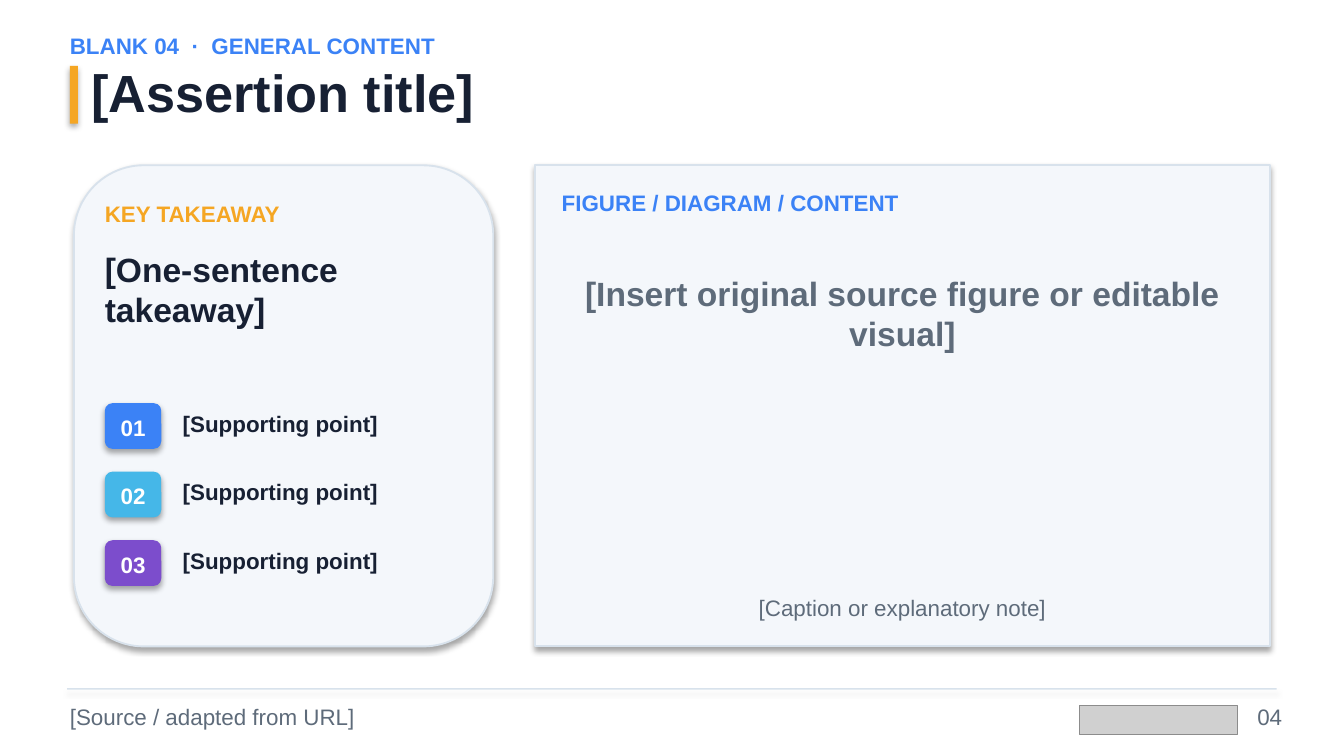
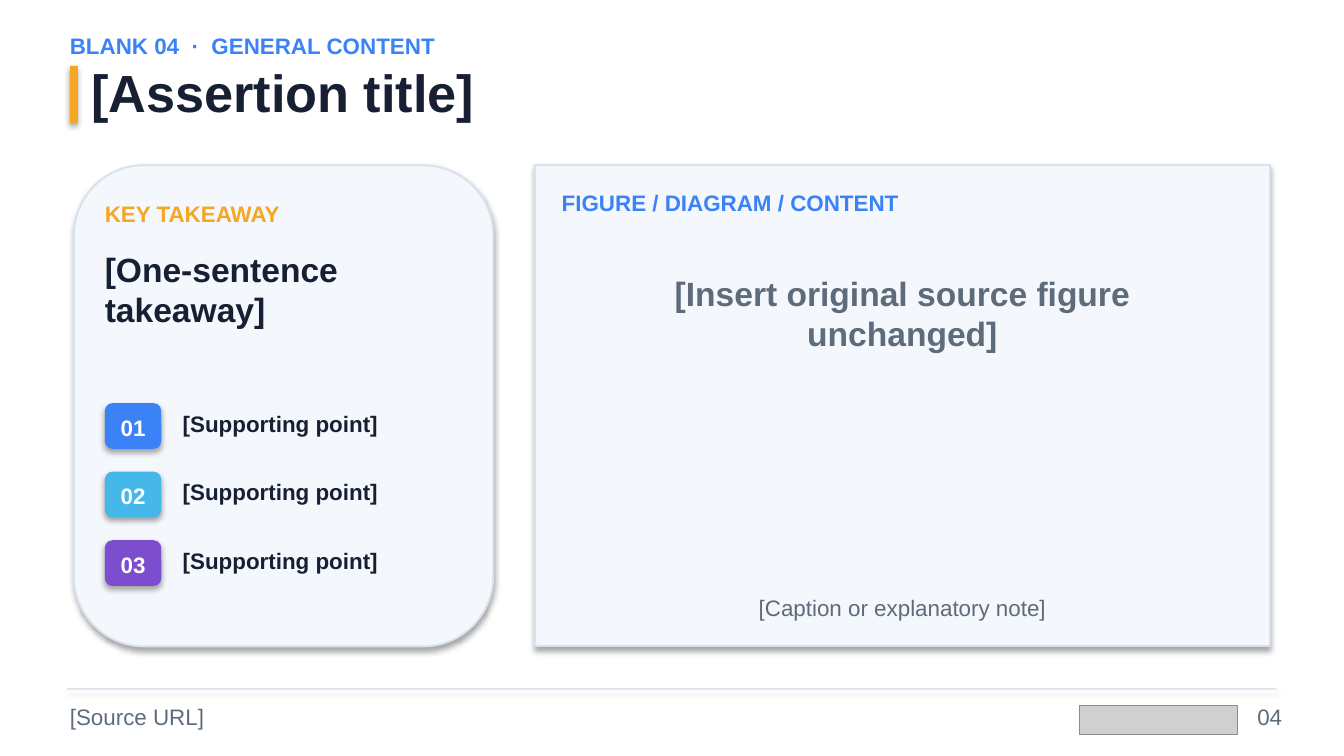
Before and after one commit to hsliuustc0106/hsliuustc0106-skills, a slide deck: slide 4 of skills/vllm-omni-deck/assets/vllm-omni-blank-template.pptx. Drawn at 1344x756 pixels with LibreOffice and Linux fonts; fonts in the diff are those of the drawing; grey boxes stand for pictures. Boxes give left, top, right and bottom in pixels: in the first picture for what was removed or moved away, otherwise in the second. Text is boxed around its words. In the diff, an @@ line names an element or a change of style, - is before the commit and + after.

Commit message:
Require intact source figures

```diff
--- a/skills/vllm-omni-deck/assets/vllm-omni-blank-template.pptx
+++ b/skills/vllm-omni-deck/assets/vllm-omni-blank-template.pptx
@@ text at [675,281,1130,352]: text changed @@
-[Insert original source figure or editable visual]
+[Insert original source figure unchanged]
@@ text at [70,709,204,730]: text changed @@
-[Source / adapted from URL]
+[Source URL]
```
Also in this commit, not shown: 4 other slides changed, 7 other files.
